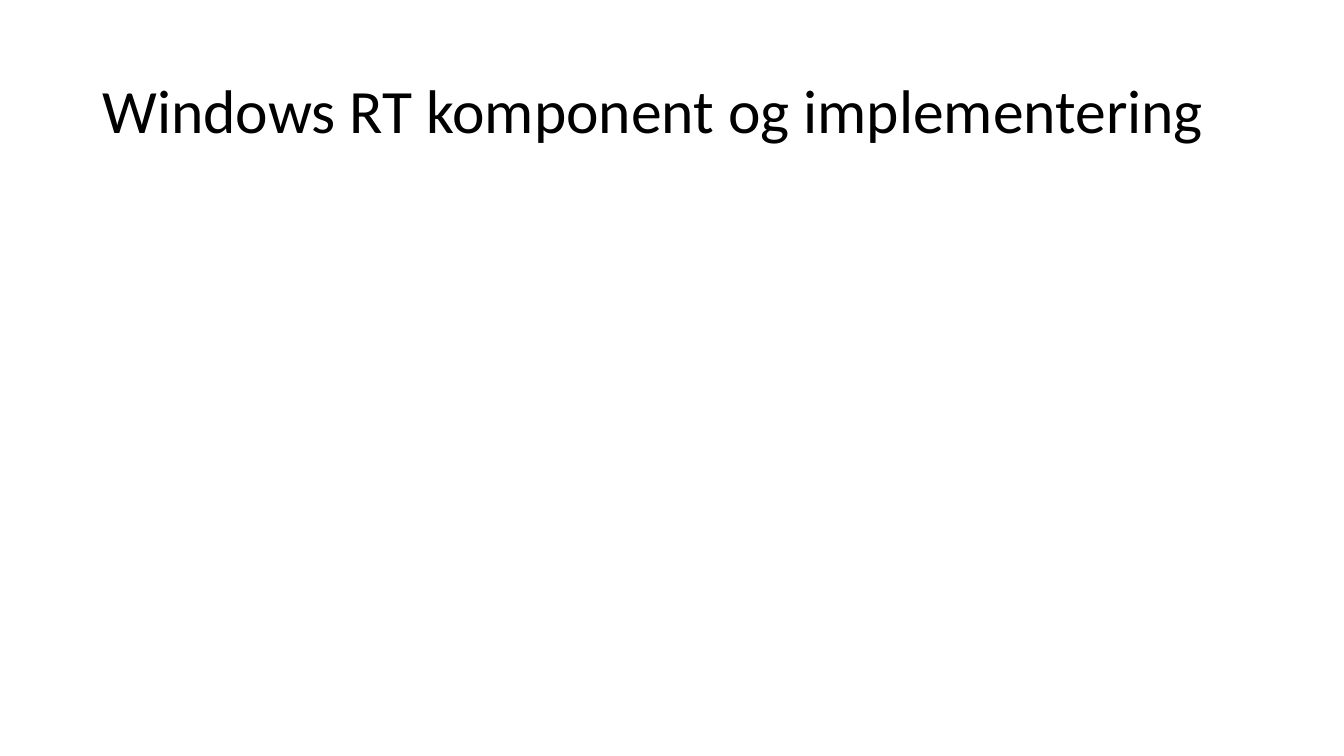
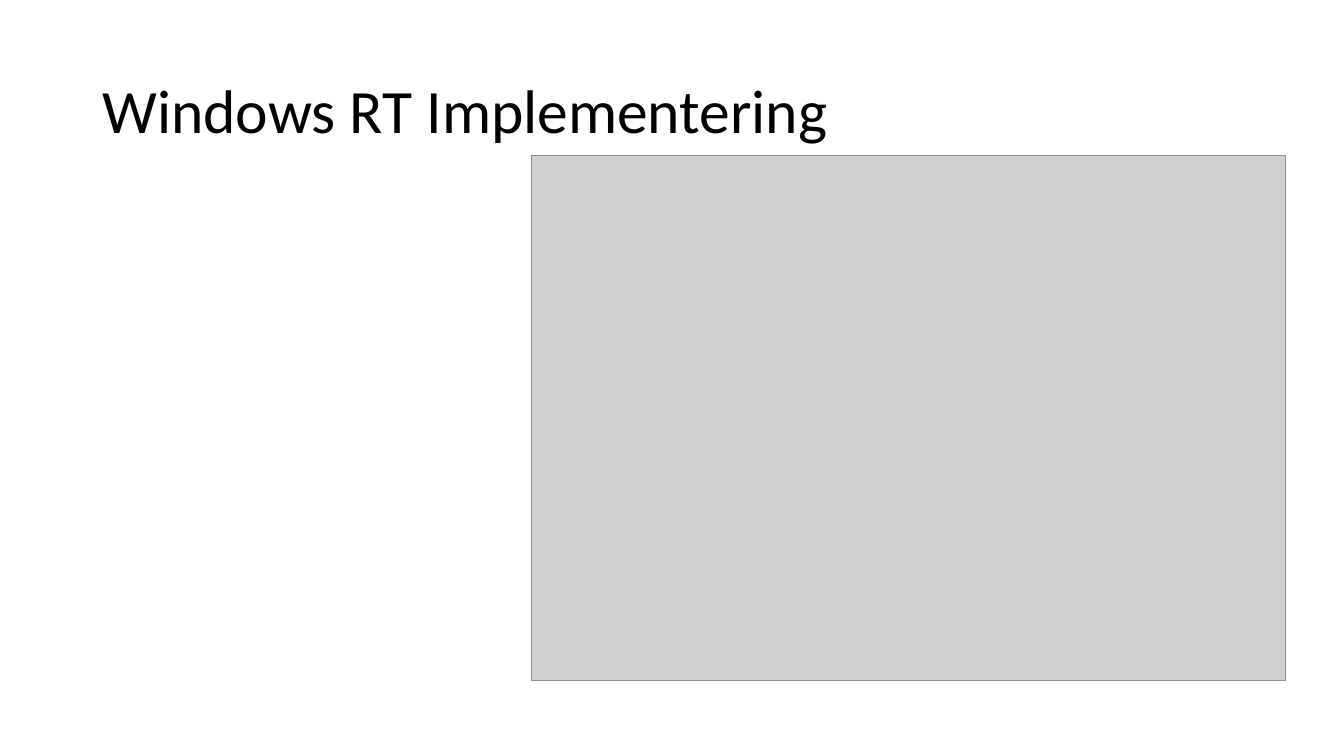
Before and after one commit to AbdulBarakeh/KPU, a slide deck: slide 9 of NEW KPU/KPU/DEM JEG KAN/MÅSKE/Spørgsmål 7CrossPlatform.pptx (slide 8 before the commit). Drawn at 1344x756 pixels with LibreOffice and Linux fonts; fonts in the diff are those of the drawing; grey boxes stand for pictures. Boxes give left, top, right and bottom in pixels: in the first picture for what was removed or moved away, otherwise in the second. Text is boxed around its words. In the diff, an @@ line names an element or a change of style, - is before the commit and + after.

Commit message:
updated slides

```diff
--- a/NEW KPU/KPU/DEM JEG KAN/MÅSKE/Spørgsmål 7CrossPlatform.pptx
+++ b/NEW KPU/KPU/DEM JEG KAN/MÅSKE/Spørgsmål 7CrossPlatform.pptx
@@ title at box(102, 90, 828, 144): text changed @@
-Windows RT komponent og implementering
+Windows RT Implementering
@@ picture added at box(532, 155, 1287, 682) @@
```
Also in this commit, not shown: 3 slides added, 3 other files.
